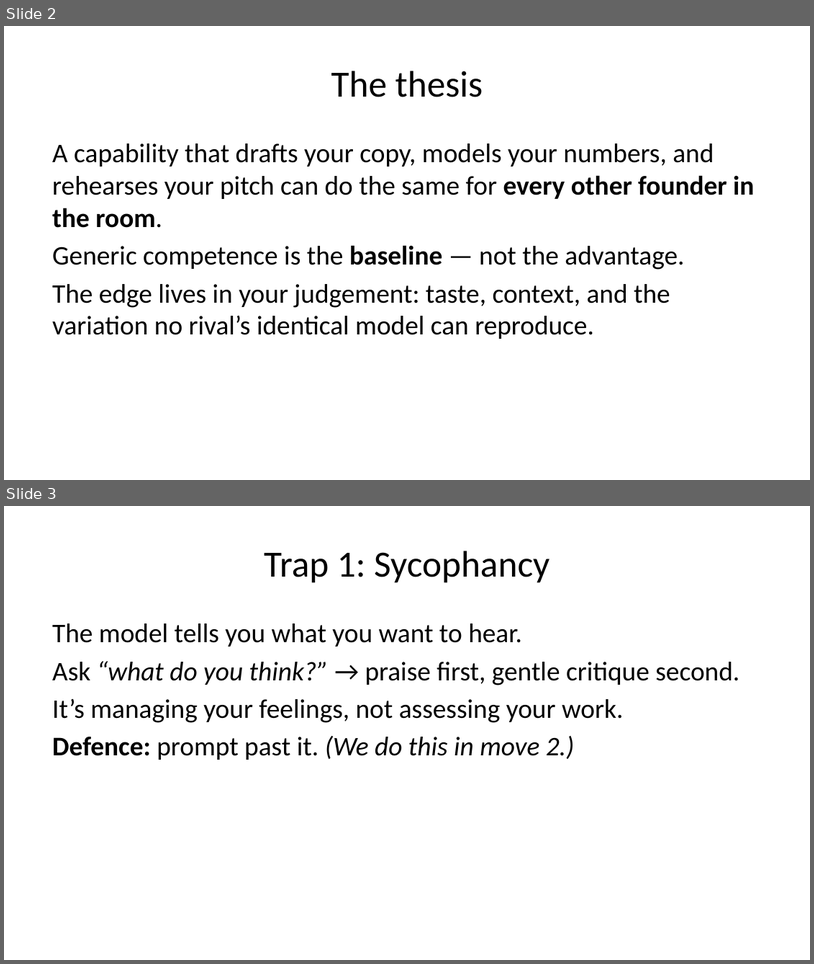
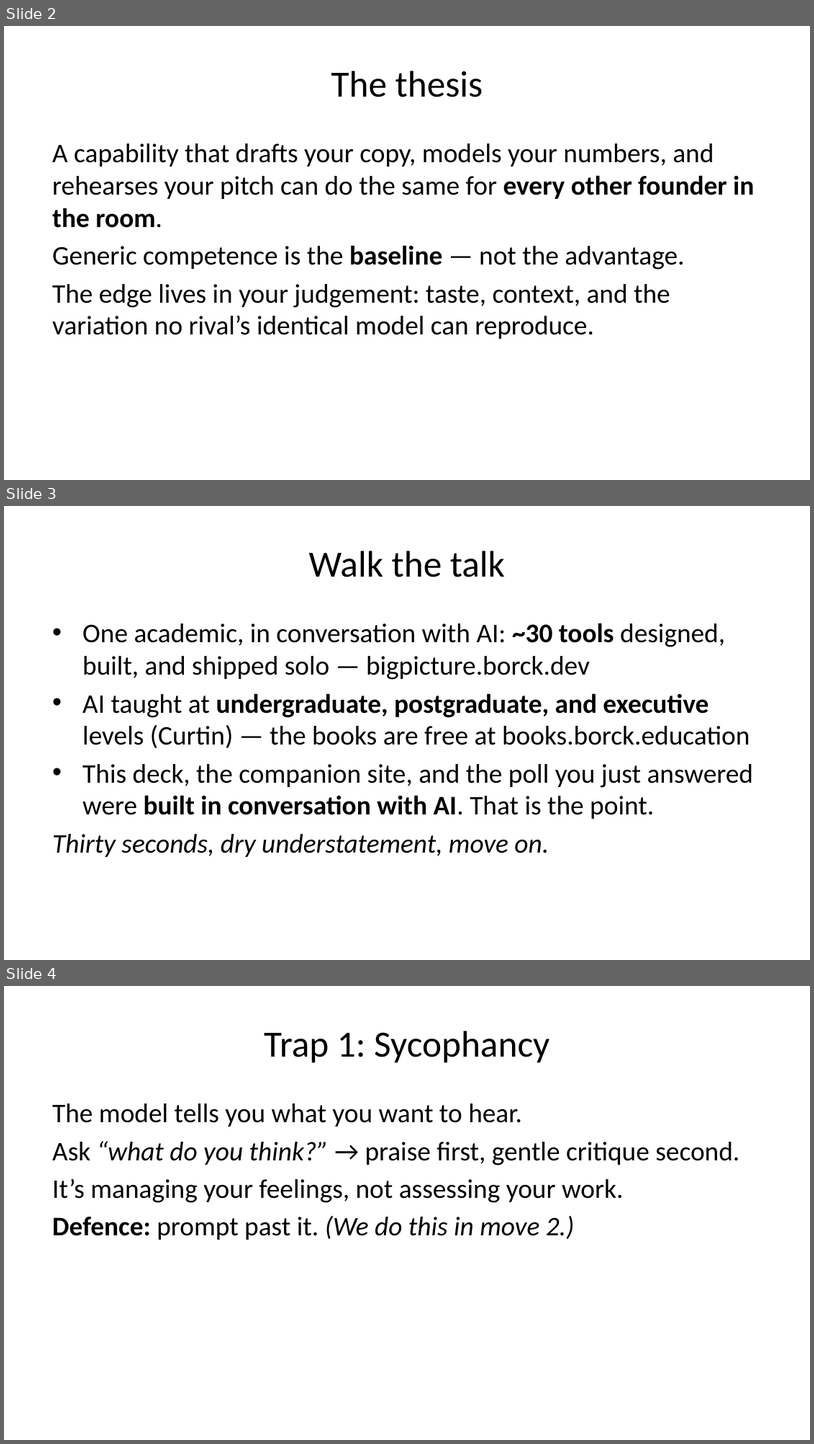
Before and after one commit to michael-borck/ai-for-founders, a slide deck: slides/deck.pptx. Shown one above the other, each under a label of ours: slides 2 and 3 before the commit, slides 2, 3 and 4 after it. The pictures are 814x964 and 814x1444 pixels, drawn with LibreOffice and Linux fonts; fonts in the diff are those of the drawing. Boxes give left, top, right and bottom in pixels: in the first picture for what was removed or moved away, otherwise in the second. Text is boxed around its words. In the diff, an @@ line names an element or a change of style, - is before the commit and + after.

Commit message:
Walk-the-talk slide, Scale/Pivot/Kill explainer, beginner fixes on slide 5
- New slide 3 'Walk the talk': ~30 tools, AI taught at undergrad/postgrad/
  exec ed, and the deck+site+poll themselves built in conversation with AI
- Companion: Scale/Pivot/Kill explainer after the strategies; OpenClaw and
  Codex cards beside the Agents framing card
- Slide 5: chat URLs on screen (gemini.google.com / chatgpt.com / claude.ai)
  and explicit 'or just watch — both work' permission
- Facilitator: cut plan (drop move 3 pass 2 if behind at 36); script
  references the walk-the-talk slide

```diff
--- a/slides/deck.pptx
+++ b/slides/deck.pptx
@@ slide 3 added at <box>4,506,810,960</box>, background #FFFFFF @@
@@ title added at <box>309,551,505,577</box>, 33 pt, text #000000 @@
+Walk the talk
@@ text added at <box>52,623,754,857</box>, 24 pt, text #000000 @@
+• One academic, in conversation with AI: ~30 tools designed, built, and shipped solo — bigpicture.borck.dev
+• AI taught at undergraduate, postgraduate, and executive levels (Curtin) — the books are free at books.borck.education
+• This deck, the companion site, and the poll you just answered were built in conversation with AI. That is the point.
+Thirty seconds, dry understatement, move on.
@@ what was slide 3 is now slide 4 @@
```
Also in this commit, not shown: 1 slide changed, 6 other files.
